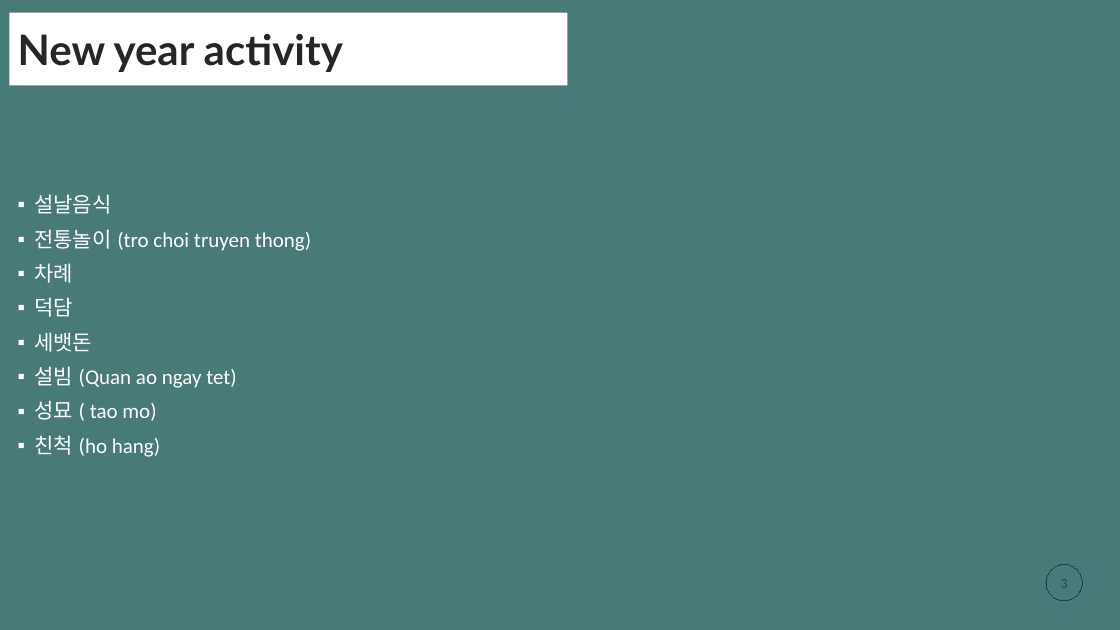
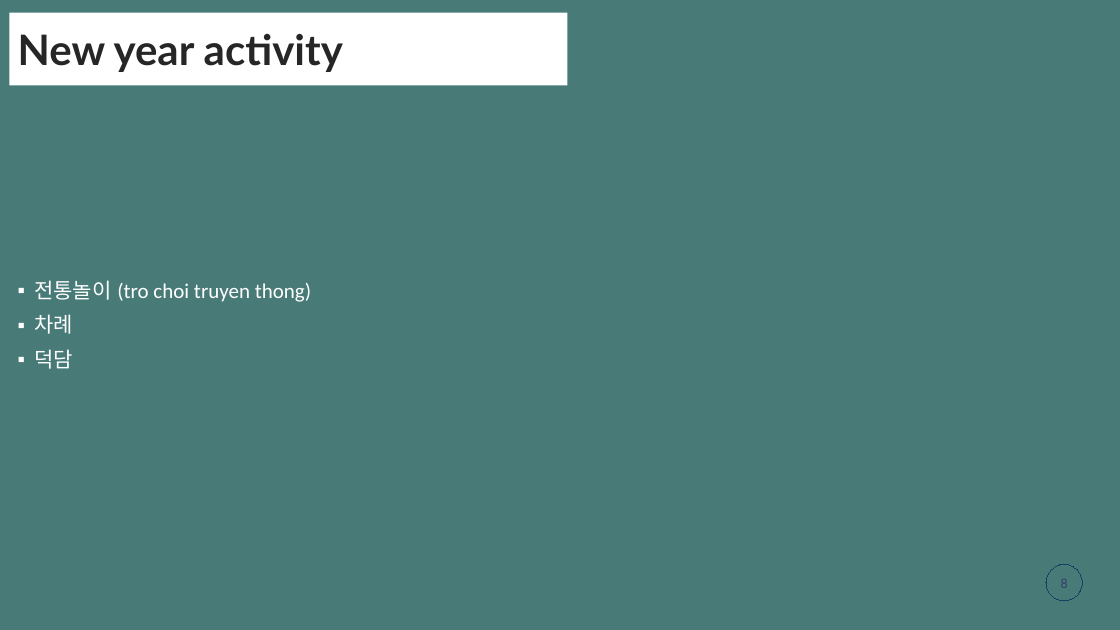
Before and after one commit to gemmanguen/Tetholidays, a slide deck: slide 8 of mducng_VN-KR.pptx (slide 3 before the commit). Drawn at 1120x630 pixels with LibreOffice and Linux fonts; fonts in the diff are those of the drawing. Boxes give left, top, right and bottom in pixels: in the first picture for what was removed or moved away, otherwise in the second. Text is boxed around its words. In the diff, an @@ line names an element or a change of style, - is before the commit and + after.

```diff
--- a/mducng_VN-KR.pptx
+++ b/mducng_VN-KR.pptx
@@ text at (x1=34, y1=194, x2=111, y2=214): paragraph removed @@
-▪ 설날음식
@@ text at (x1=34, y1=332, x2=236, y2=457): paragraphs removed @@
-▪ 세뱃돈
-▪ 설빔 (Quan ao ngay tet)
-▪ 성묘 ( tao mo)
-▪ 친척 (ho hang)
```
Also in this commit, not shown: 2 other slides changed, 7 slides added, 2 other files.
